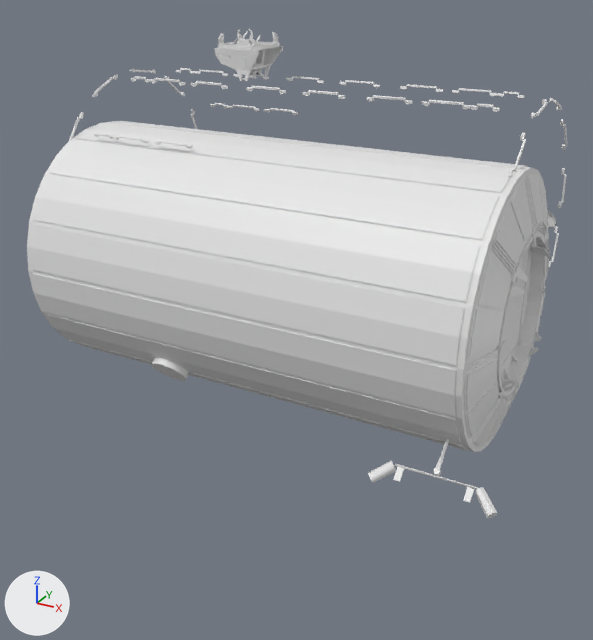
Two versions of the FBX model Mesh/iss_destiny.fbx, one commit apart.
One viewpoint serves both versions: a 50 mm camera at (4.09, -7.72, 3.45) aimed at (-0.04, -0.2, -0.3). Every picture has the same lights, and +X, +Y and +Z are marked at lower left. Where no turn or scale is listed for an object, it has been applied to the vertices.

The first picture shows 'Destiny', 'Pinces.001', 'antenna', 'col', 'destiny-ext'.
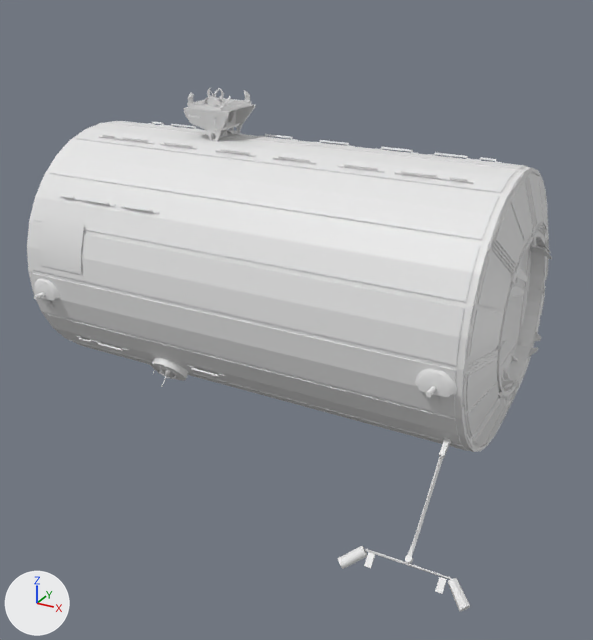
Scene script edits in JSON lines:
```json
{"op": "set", "path": "ob_destiny_ext.location", "old": "(-0.46, 0.66, 1.05)", "new": "(-0.46, 0.02, 0.47)"}
{"op": "set", "path": "ob_antenna.location", "old": "(-0.46, 0.66, 1.05)", "new": "(-0.46, 0.03, 0.47)"}
```

What differs and where, as boxes (x1, y1, x2, y2) in the pictures (593 x 640 px):
```json
{"object": "destiny-ext", "change": "moved", "before": [69, 29, 567, 374], "after": [30, 87, 548, 457]}
{"object": "antenna", "change": "moved", "before": [368, 438, 498, 518], "after": [338, 455, 470, 611]}
```
